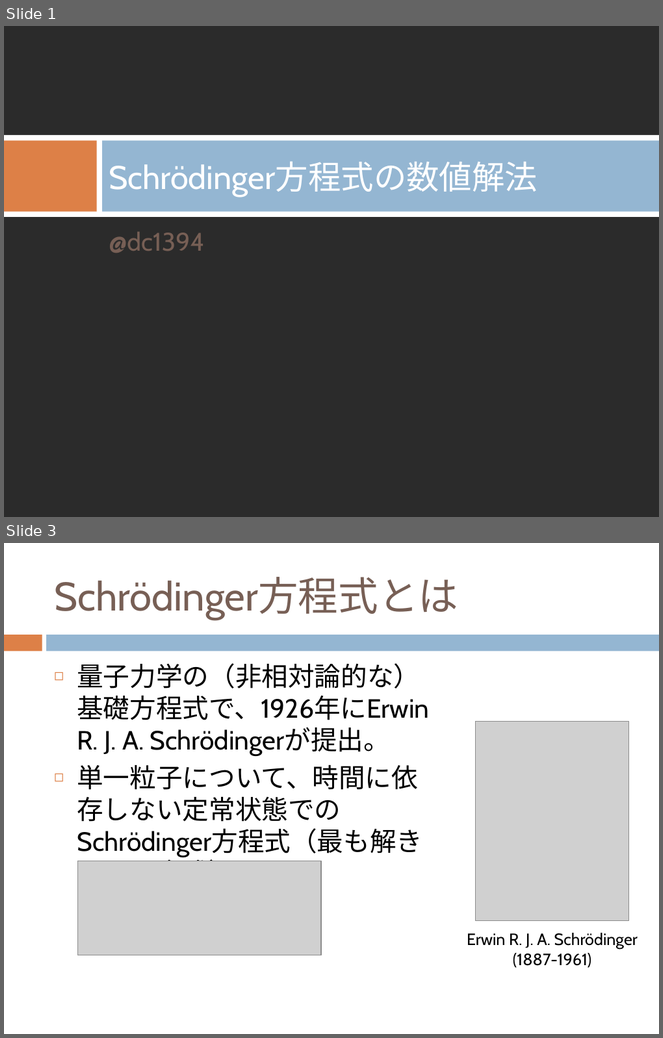
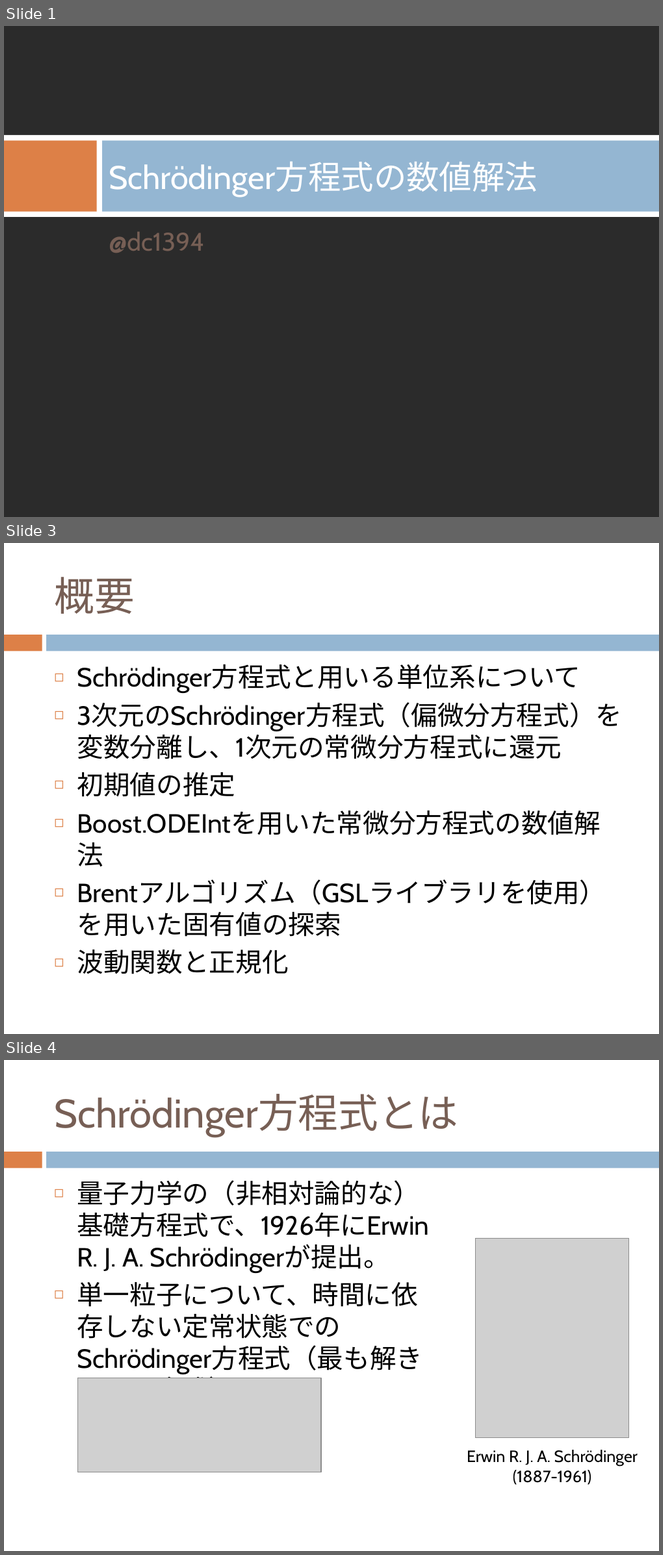
Before and after one commit to dc1394/fukui_sono2, a slide deck: 福井技術者の集いその2_発表資料スライド.pptx. Shown one above the other, each under a label of ours: slides 1 and 3 before the commit, slides 1, 3 and 4 after it; the slides between them are not shown. The pictures are 663x1038 and 663x1555 pixels, drawn with LibreOffice and Linux fonts; fonts in the diff are those of the drawing; grey boxes stand for pictures; background and template pictures are left out; a plain dark background stands for a picture behind light text. Boxes give left, top, right and bottom in pixels: in the first picture for what was removed or moved away, otherwise in the second. Text is boxed around its words. In the diff, an @@ line names an element or a change of style, - is before the commit and + after.

Commit message:
発表スライド修正

```diff
--- a/福井技術者の集いその2_発表資料スライド.pptx
+++ b/福井技術者の集いその2_発表資料スライド.pptx
@@ slide 3 added at box(4, 543, 659, 1034), background #FFFFFF; not listed: 2 template elements that a slide beside it also shows @@
@@ title added at box(54, 577, 134, 614), 44 pt, text #775F55 @@
+概要
@@ text added at box(77, 665, 623, 975), 29 pt, text #000000 @@
+◻ Schrödinger方程式と用いる単位系について
+◻ 3次元のSchrödinger方程式（偏微分方程式）を変数分離し、1次元の常微分方程式に還元
+◻ 初期値の推定
+◻ Boost.ODEIntを用いた常微分方程式の数値解法
+◻ Brentアルゴリズム（GSLライブラリを使用）を用いた固有値の探索
+◻ 波動関数と正規化
@@ what was slide 3 is now slide 4 @@
```
Also in this commit, not shown: 3 slides changed, 2 other slides added, 2 other files.
